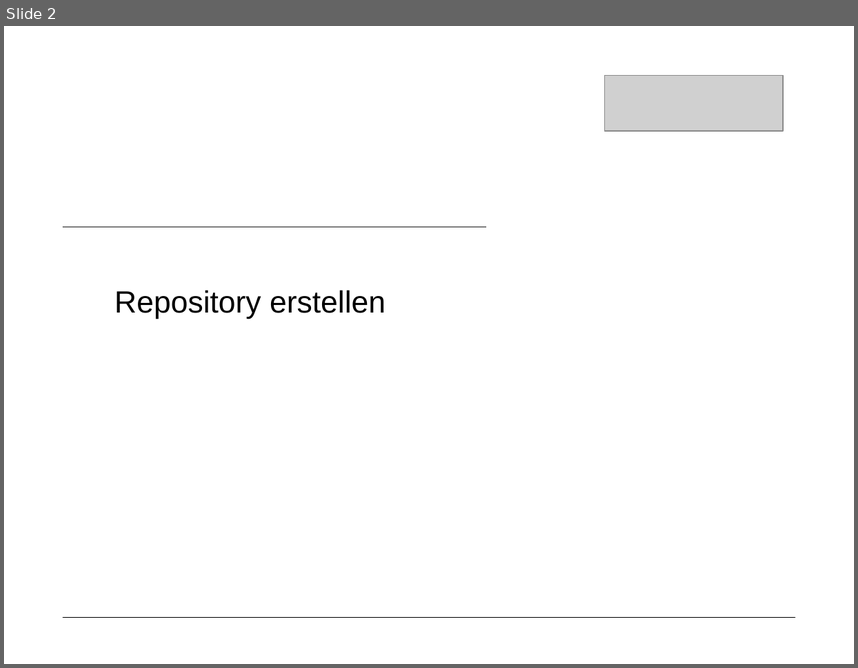
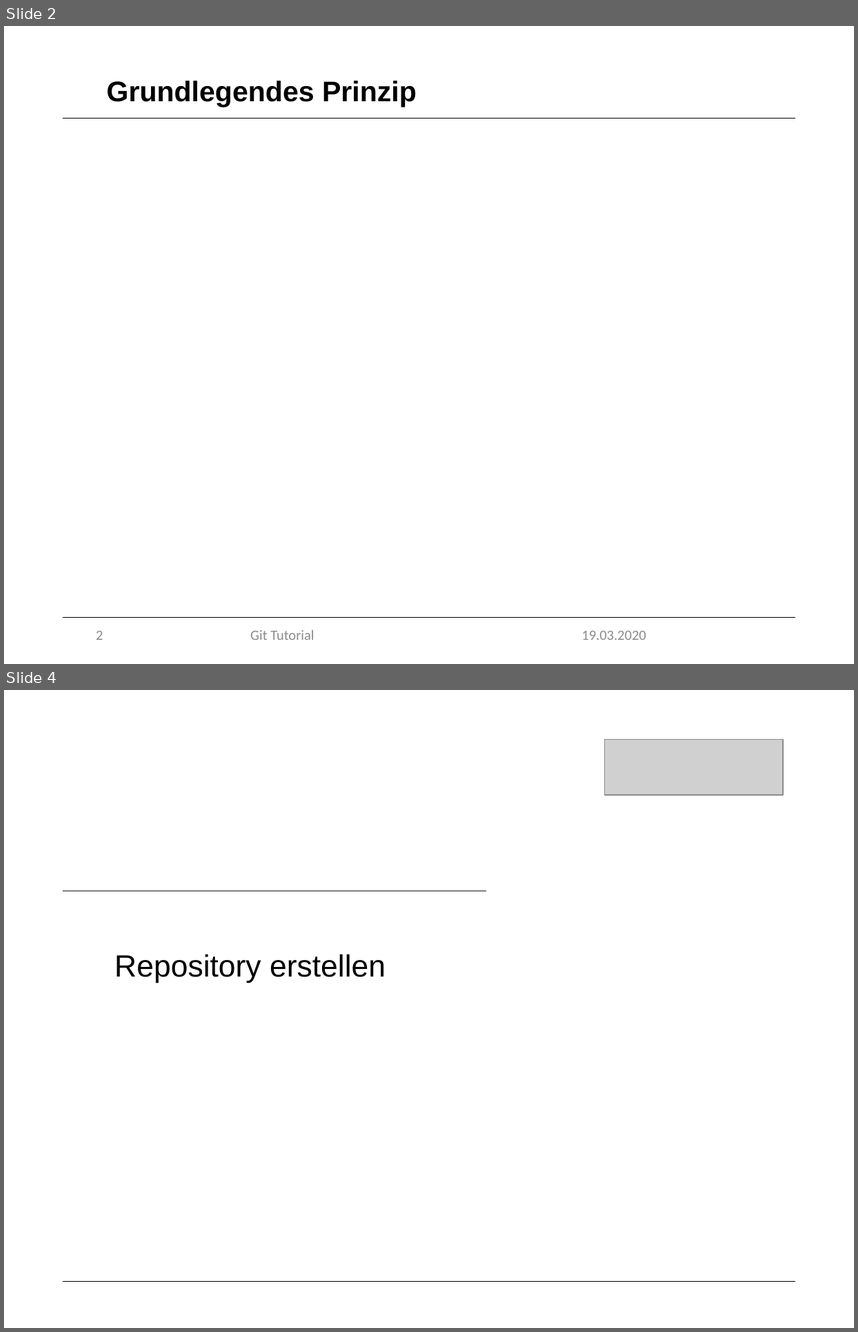
Before and after one commit to marcretzlaff/projektarbeit, a slide deck: Präsentation-90min/Präsentation-90min.pptx. Shown one above the other, each under a label of ours: slide 2 before the commit, slides 2 and 4 after it; the slides between them are not shown. The pictures are 858x668 and 858x1332 pixels, drawn with LibreOffice and Linux fonts; fonts in the diff are those of the drawing; grey boxes stand for pictures; background and template pictures are left out. Boxes give left, top, right and bottom in pixels: in the first picture for what was removed or moved away, otherwise in the second. Text is boxed around its words. In the diff, an @@ line names an element or a change of style, - is before the commit and + after.

```diff
--- a/Präsentation-90min/Präsentation-90min.pptx
+++ b/Präsentation-90min/Präsentation-90min.pptx
@@ slide 2 added at (4, 26, 854, 664), background #FFFFFF @@
@@ title added at (107, 81, 417, 107), 24 pt, text #000000, bold @@
+Grundlegendes Prinzip
@@ line added from (63, 118) to (795, 118), #000000 0.5 pt @@
@@ line added from (63, 617) to (795, 617), #000000 0.5 pt @@
@@ page number added at (96, 630, 103, 639), 12 pt, text #8C8C8C @@
+2
@@ text added at (250, 630, 314, 639), 12 pt, text #8C8C8C @@
+Git Tutorial
@@ text added at (582, 630, 646, 639), 12 pt, text #8C8C8C @@
+19.03.2020
@@ what was slide 2 is now slide 4 @@
```
Also in this commit, not shown: 28 slides changed, 3 other slides added, 2 slides removed.
